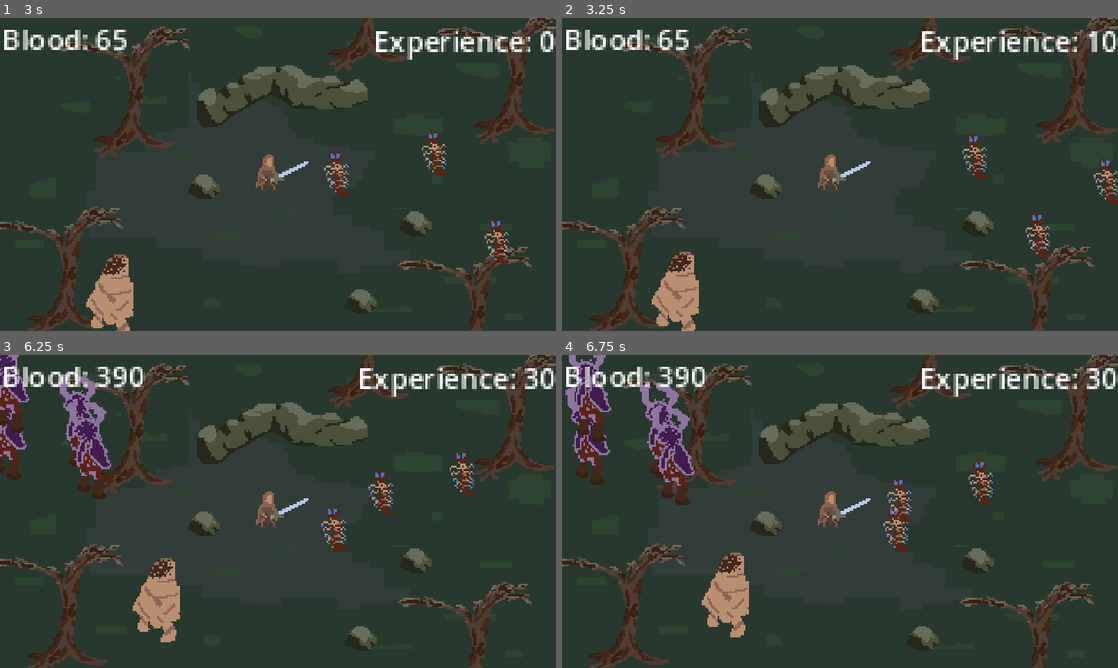
Above: before the commit, frames 1-4 (two rows, left to right).
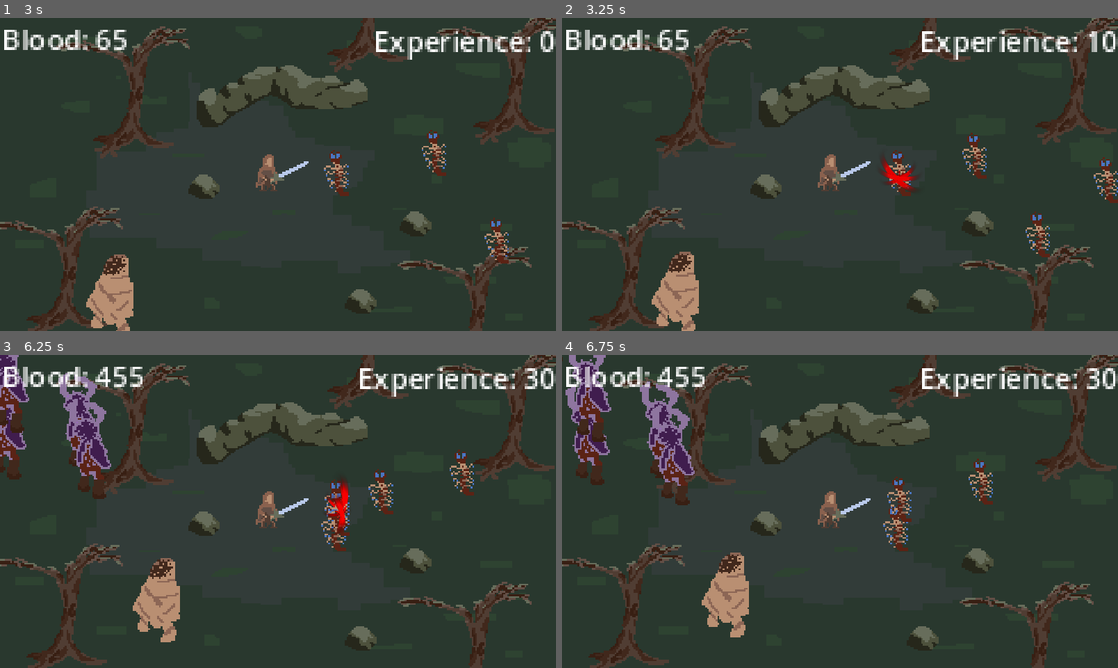
Above: after the commit, the same moments.

Repository: MrTrupen/vampires_idle
Game: Godot game, scene res://Scenes/main_scene.tscn
The game is run twice, just before and just after one commit, with the same random seed, the same clock (stepped at 60 frames per second) and the same inputs. The engine's default icon, where the game draws it, is replaced by a stand-in: a white triangle on a blue panel in a dark square.
Inputs:
- Up to frame 1 (3 s): no input
- Up to frame 2 (3.25 s): no input
- Up to frame 3 (6.25 s): no input
- Up to frame 4 (6.75 s): no input

Frame 1 is identical in both runs. In frame 2, 0.4% of the frame differs, in the area x 57-64%, y 42-57%; in frame 3, 0.8%, in the area x 17-63%, y 3-58%; in frame 4, 0.3%.

Commit message:
Added death particles and new death logic

Diff:
--- /dev/null
+++ b/Scenes/death_particles.tscn
@@ -0,0 +1,50 @@
+[gd_scene load_steps=6 format=3 uid="uid://b6fdxcsy25pob"]
+
+[ext_resource type="Texture2D" uid="uid://l3xssxcy856c" path="res://Art/kenney_particle-pack/slash_03.png" id="1_bml2l"]
+[ext_resource type="Script" path="res://Scripts/death_particles.gd" id="2_v334a"]
+
+[sub_resource type="Curve" id="Curve_r1rvg"]
+min_value = -360.0
+max_value = 360.0
+_data = [Vector2(0, 1), 0.0, 0.0, 0, 0, Vector2(1, 1), 0.0, 0.0, 0, 0]
+point_count = 2
+
+[sub_resource type="Curve" id="Curve_6xv1q"]
+_data = [Vector2(0, 1), 0.0, 0.0, 0, 0, Vector2(1, 0), 0.0, 0.0, 0, 0]
+point_count = 2
+
+[sub_resource type="Gradient" id="Gradient_udq67"]
+colors = PackedColorArray(1, 0, 0, 1, 0.27733, 0, 0, 1)
+
+[node name="DeathParticles" type="CPUParticles2D"]
+scale = Vector2(0.01, 0.01)
+amount = 10
+lifetime = 0.5
+one_shot = true
+explosiveness = 0.34
+randomness = 1.0
+lifetime_randomness = 0.25
+texture = ExtResource("1_bml2l")
+emission_shape = 1
+emission_sphere_radius = 1.0
+direction = Vector2(0, 0)
+spread = 180.0
+gravity = Vector2(0, 0)
+initial_velocity_min = 70.37
+initial_velocity_max = 696.29
+angle_min = -144.0
+angle_max = 84.0
+angle_curve = SubResource("Curve_r1rvg")
+scale_amount_min = 0.01
+scale_amount_max = 0.1
+scale_amount_curve = SubResource("Curve_6xv1q")
+color_ramp = SubResource("Gradient_udq67")
+hue_variation_max = 0.31
+script = ExtResource("2_v334a")
+
+[node name="Timer" type="Timer" parent="."]
+wait_time = 0.5
+one_shot = true
+autostart = true
+
+[connection signal="timeout" from="Timer" to="." method="_on_timer_timeout"]
--- /dev/null
+++ b/Scripts/death_particles.gd
@@ -0,0 +1,5 @@
+extends CPUParticles2D
+
+
+func _on_timer_timeout():
+	get_parent().queue_free()
--- a/Scripts/hero.gd
+++ b/Scripts/hero.gd
@@ -43,7 +43,6 @@
 	for enemy in enemies_in_range:
 		if enemy.get_hit(attack_damage):
 			enemies_in_range.erase(enemy)
-			enemy.queue_free()
 			print("Enemy killed")
 		else:
 			print("Enemy survived")
--- a/Scripts/monster.gd
+++ b/Scripts/monster.gd
@@ -1,7 +1,8 @@
 class_name Monster
 extends Area2D
 
-# @export var data: DataMonster = preload("res://Resources/bug.tres")
+const DEATH_PARTICLES = preload("res://Scenes/death_particles.tscn")
+
 @export var data: DataMonster = null
 
 var is_moving: bool = true
@@ -59,6 +60,8 @@
 	data.health -= damage
 	if data.health <= 0:
 		MainManager.add_experience(10)
+		var particle = DEATH_PARTICLES.instantiate()
+		add_child(particle)
 		return true
 	return false
 
